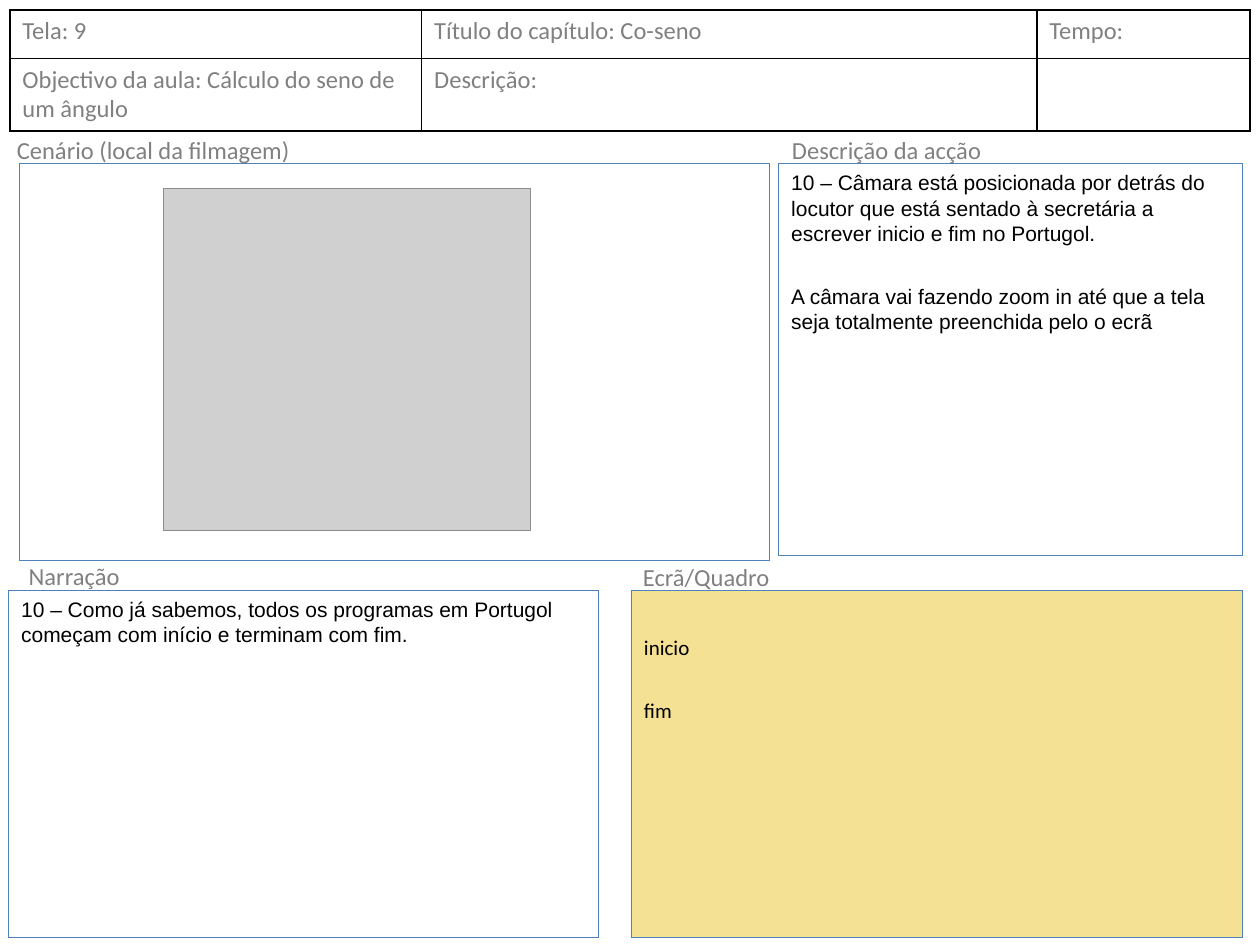
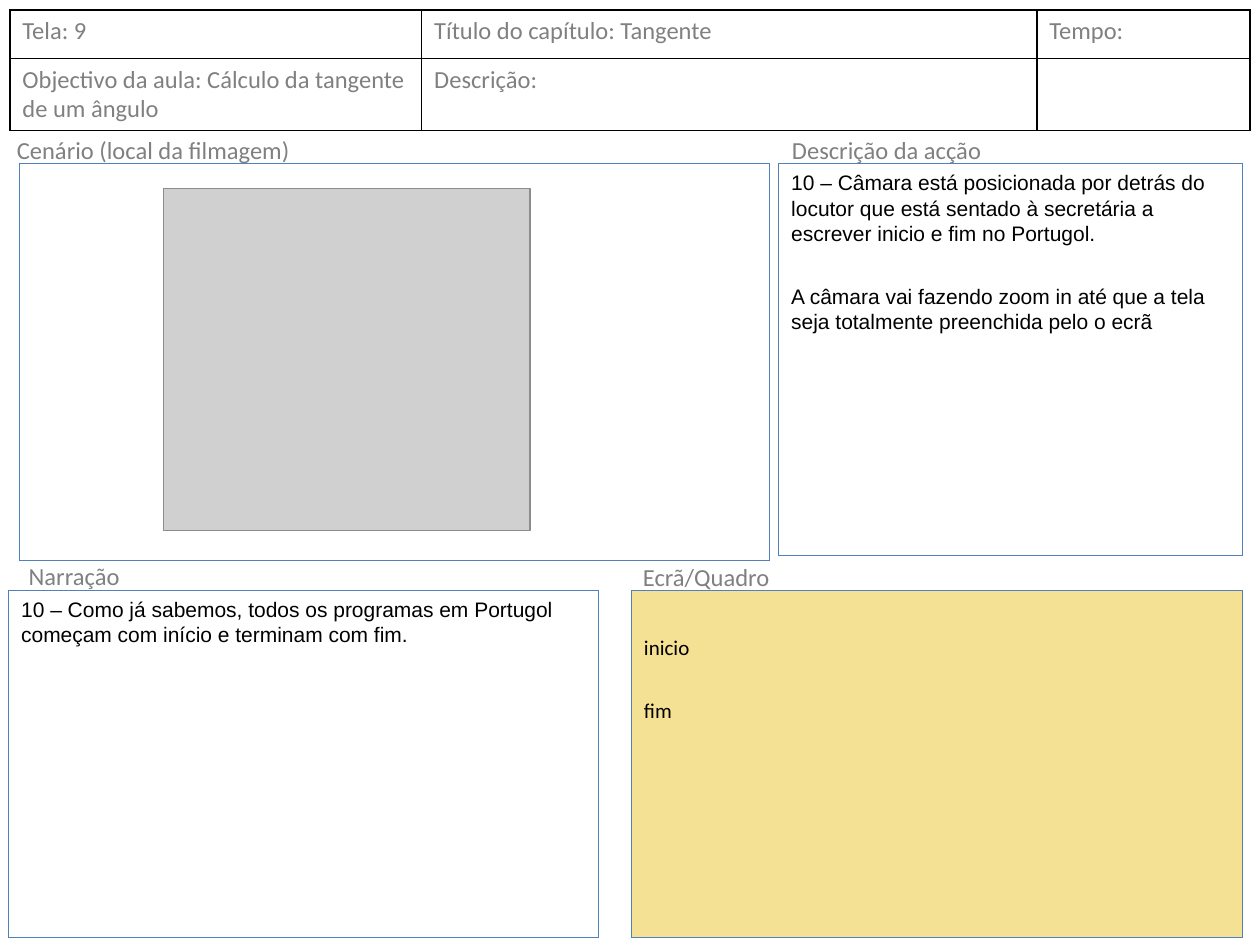
Before and after one commit to portugol/si, a slide deck: slide 12 of Tutoriais/Storyboard-Aula 11 Tangente.pptx. Drawn at 1260x945 pixels with LibreOffice and Linux fonts; fonts in the diff are those of the drawing; grey boxes stand for pictures. Boxes give left, top, right and bottom in pixels: in the first picture for what was removed or moved away, otherwise in the second. Text is boxed around its words. In the diff, an @@ line names an element or a change of style, - is before the commit and + after.

Commit message:
Storyboard da aula co-tangente

```diff
--- a/Tutoriais/Storyboard-Aula 11 Tangente.pptx
+++ b/Tutoriais/Storyboard-Aula 11 Tangente.pptx
@@ table at [10,10,1250,131] @@
-row 1, column 2: Título do capítulo: Co-seno
+row 1, column 2: Título do capítulo: Tangente
-row 2, column 1: Objectivo da aula: Cálculo do seno de um ângulo
+row 2, column 1: Objectivo da aula: Cálculo da tangente de um ângulo
```
Also in this commit, not shown: 19 other slides changed, 1 other file.
